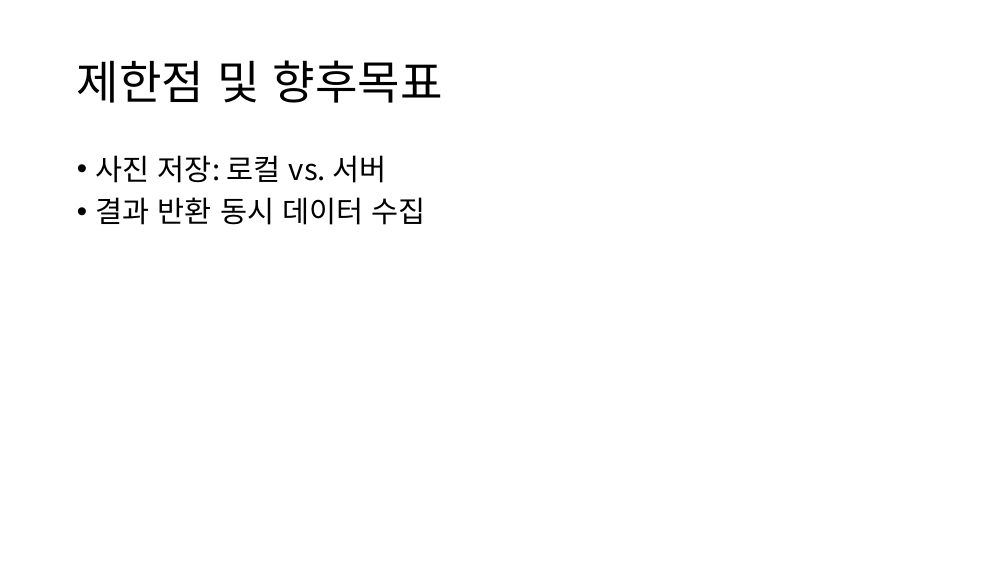
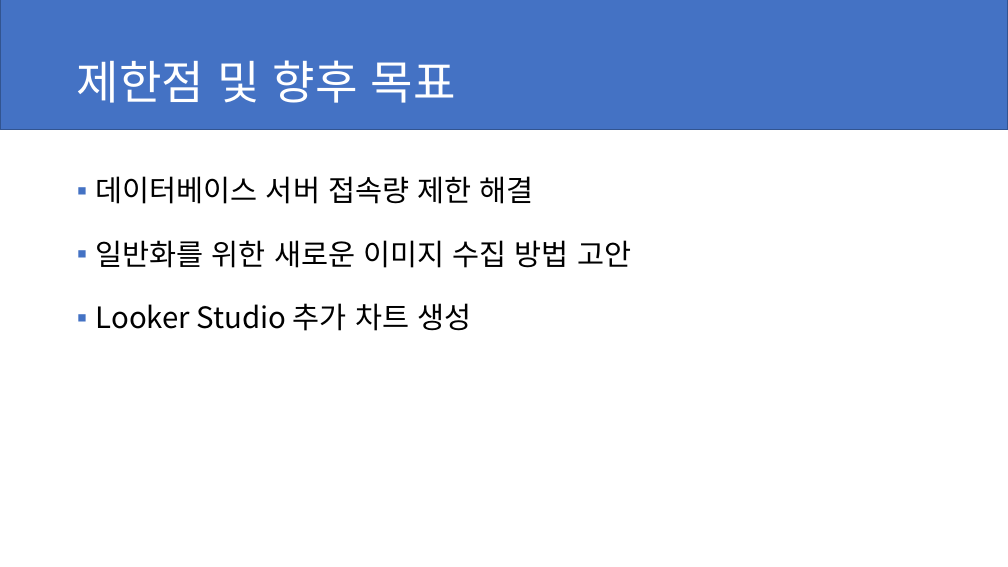
Before and after one commit to yjmd2222/Section-4-Project, a slide deck: slide 6 of 발표 ppt.pptx (slide 9 before the commit). Drawn at 1008x567 pixels with LibreOffice and Linux fonts; fonts in the diff are those of the drawing. Boxes give left, top, right and bottom in pixels: in the first picture for what was removed or moved away, otherwise in the second. Text is boxed around its words. In the diff, an @@ line names an element or a change of style, - is before the commit and + after.

```diff
--- a/발표 ppt.pptx
+++ b/발표 ppt.pptx
@@ rectangle added at <box>0,0,1008,130</box>, fill #4472C4, outline #325491 1 pt @@
@@ title at <box>77,60,456,103</box>: text changed; text colour #000000 to #FFFFFF @@
-제한점 및 향후목표
+제한점 및 향후 목표
@@ text at <box>96,176,631,331</box>: text changed @@
-• 사진 저장: 로컬 vs. 서버
-• 결과 반환 동시 데이터 수집
+▪ 데이터베이스 서버 접속량 제한 해결
+▪ 일반화를 위한 새로운 이미지 수집 방법 고안
+▪ Looker Studio 추가 차트 생성
```
Also in this commit, not shown: 3 other slides changed, 3 slides added, 5 slides removed.
